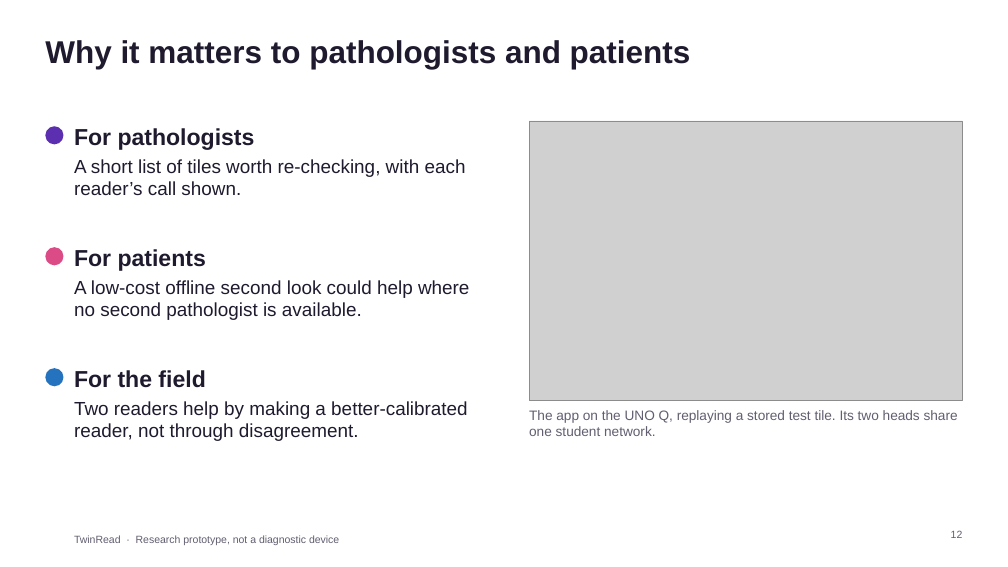
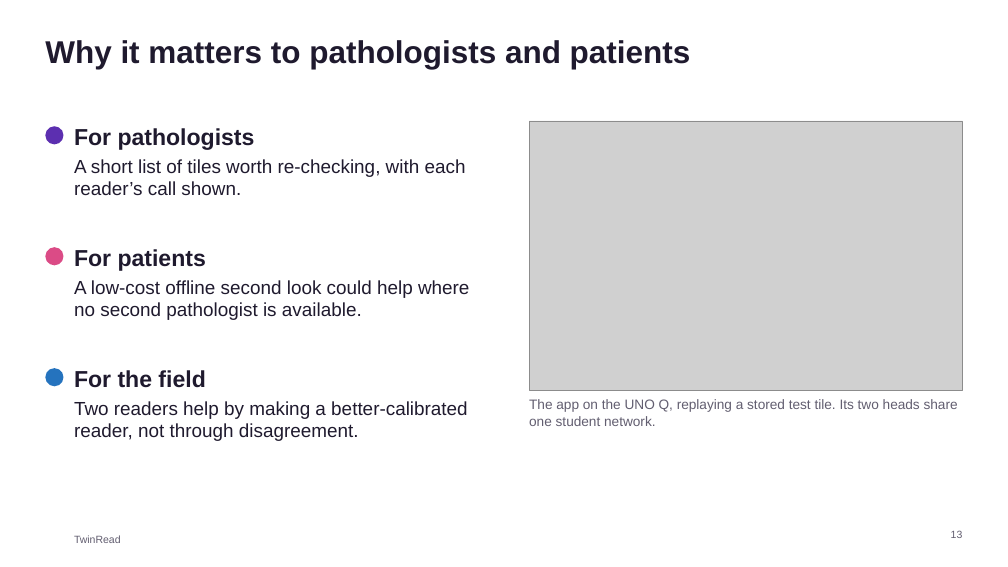
Before and after one commit to iujab/twinread-conch-musk-edge, a slide deck: slide 13 of docs/twinread_deck.pptx (slide 12 before the commit). Drawn at 1008x567 pixels with LibreOffice and Linux fonts; fonts in the diff are those of the drawing; grey boxes stand for pictures; background and template pictures are left out. Boxes give left, top, right and bottom in pixels: in the first picture for what was removed or moved away, otherwise in the second. Text is boxed around its words. In the diff, an @@ line names an element or a change of style, - is before the commit and + after.

```diff
--- a/docs/twinread_deck.pptx
+++ b/docs/twinread_deck.pptx
@@ picture resized from (x1=529, y1=121, x2=963, y2=401) to (x1=529, y1=121, x2=963, y2=390) @@
@@ text "The app on the UNO ..." moved from (x1=529, y1=410, x2=958, y2=436) to (x1=529, y1=399, x2=958, y2=426) @@
@@ text at (x1=74, y1=535, x2=121, y2=543): text changed @@
-TwinRead · Research prototype, not a diagnostic device
+TwinRead
```
Also in this commit, not shown: 18 other slides changed, 1 slide added, 8 other files.
